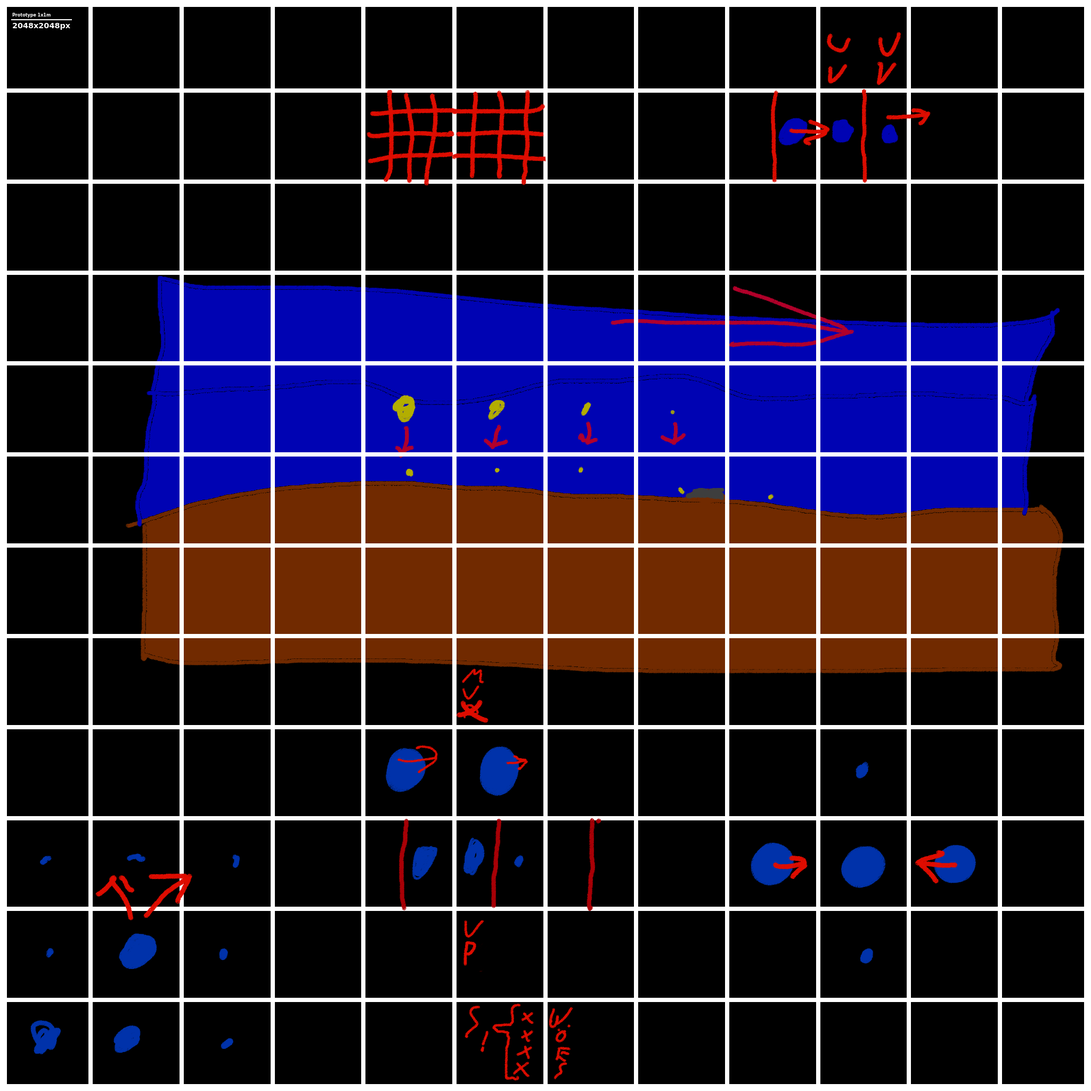
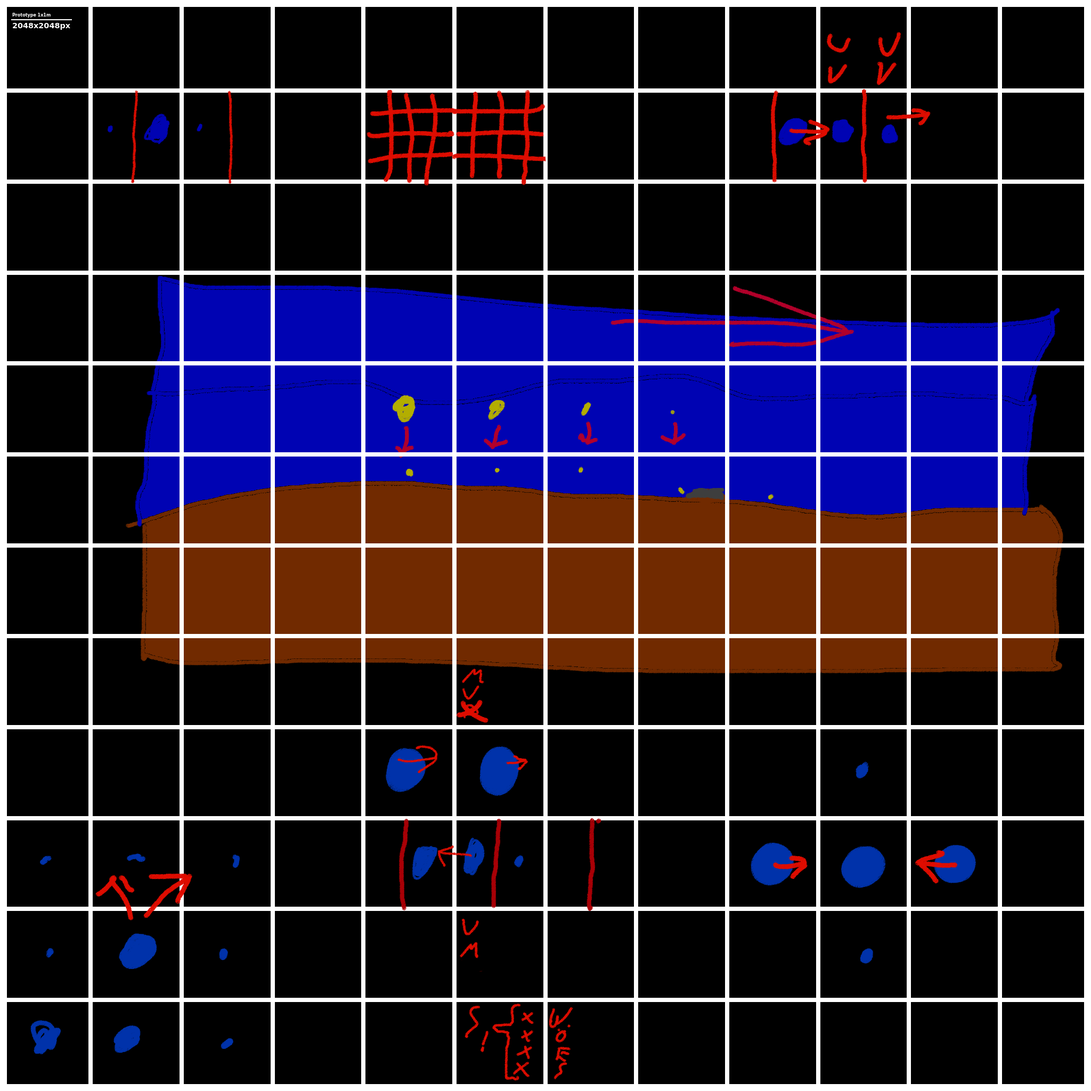
Layer changes from the first 1091×1091 image to the second:
painted on "Paint Layer 1" over (107, 90, 487, 972)
painted on "Background" over (107, 90, 487, 972)
